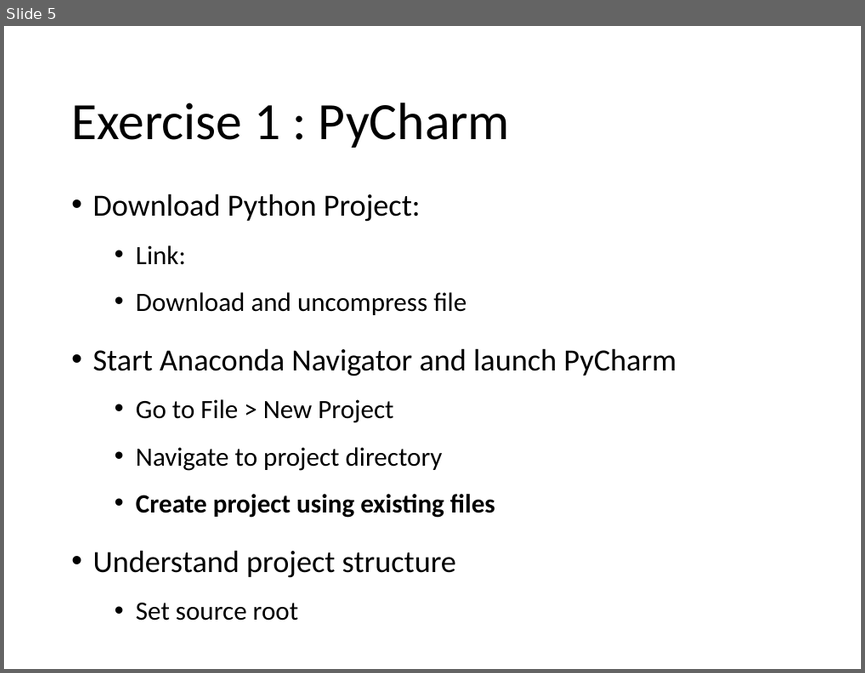
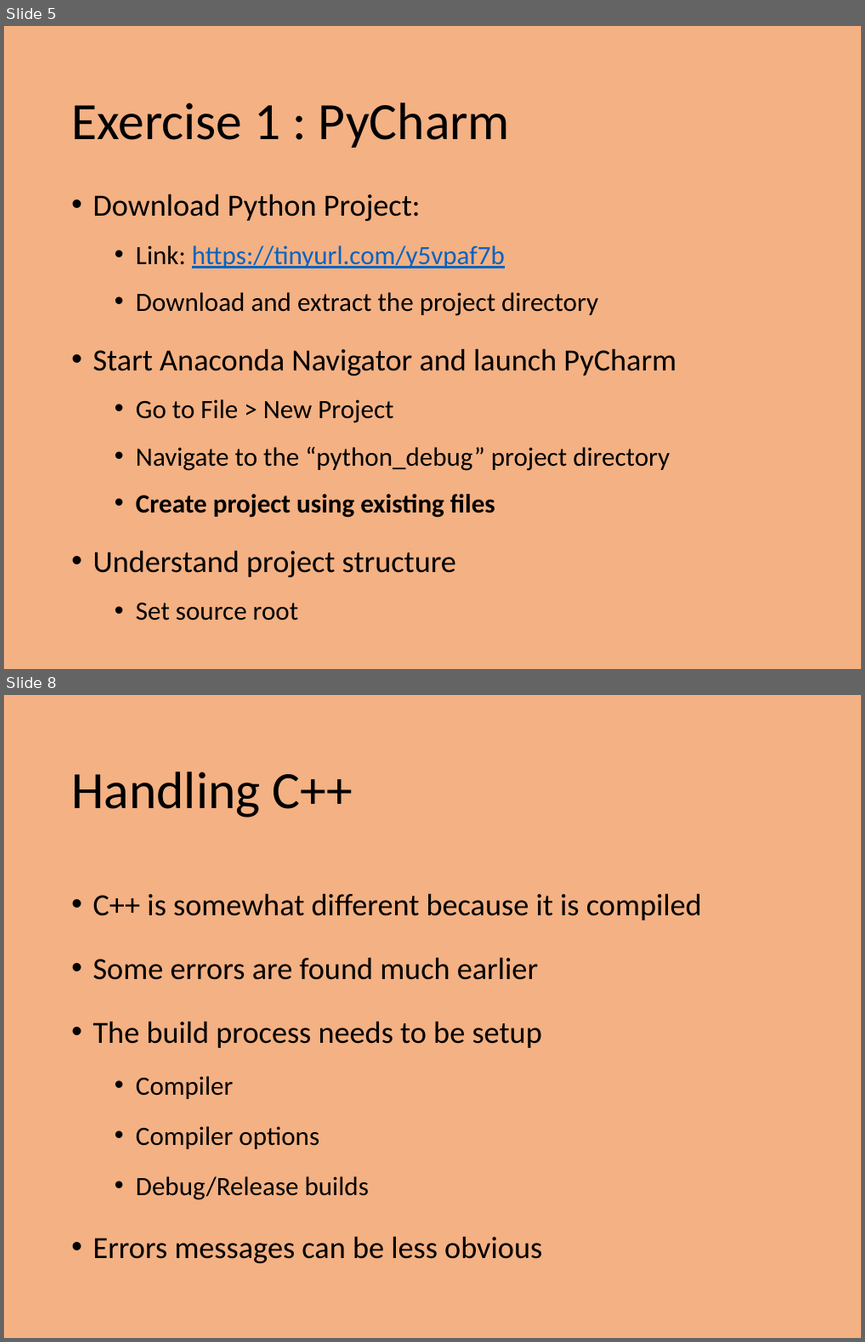
Before and after one commit to PrincetonUniversity/intro_debugging, a slide deck: 01_overview/Introduction_To_Debugging.pptx. Shown one above the other, each under a label of ours: slide 5 before the commit, slides 5 and 8 after it; the slides between them are not shown. The pictures are 865x673 and 865x1342 pixels, drawn with LibreOffice and Linux fonts; fonts in the diff are those of the drawing. Boxes give left, top, right and bottom in pixels: in the first picture for what was removed or moved away, otherwise in the second. Text is boxed around its words. In the diff, an @@ line names an element or a change of style, - is before the commit and + after.

```diff
--- a/01_overview/Introduction_To_Debugging.pptx
+++ b/01_overview/Introduction_To_Debugging.pptx
@@ slide 8 added at box(4, 695, 861, 1338), background #F4B183 @@
@@ title added at box(71, 771, 352, 817), 44 pt, text #000000 @@
+Handling C++
@@ text added at box(93, 893, 702, 1264), 25.9 pt, text #000000 @@
+• C++ is somewhat different because it is compiled
+• Some errors are found much earlier
+• The build process needs to be setup
+  • Compiler
+  • Compiler options
+  • Debug/Release builds
+• Errors messages can be less obvious
@@ slide 5 changed as well @@
@@ background #FFFFFF to #F4B183 @@
@@ text at box(136, 245, 598, 316): text changed @@
-  • Link:
-  • Download and uncompress file
+  • Link: https://tinyurl.com/y5vpaf7b
+  • Download and extract the project directory
@@ text at box(136, 446, 670, 471): text changed @@
-  • Navigate to project directory
+  • Navigate to the “python_debug” project directory
```
Also in this commit, not shown: 5 other slides changed, 3 other slides added, 1 slide removed, 10 other files.
